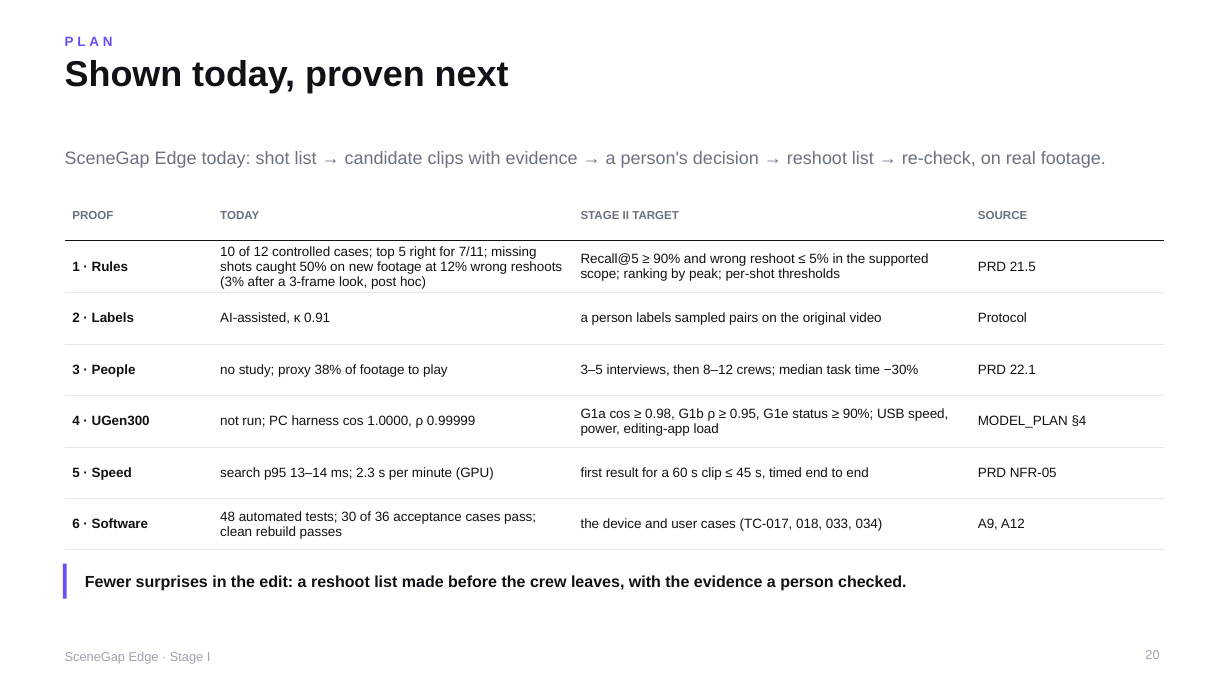
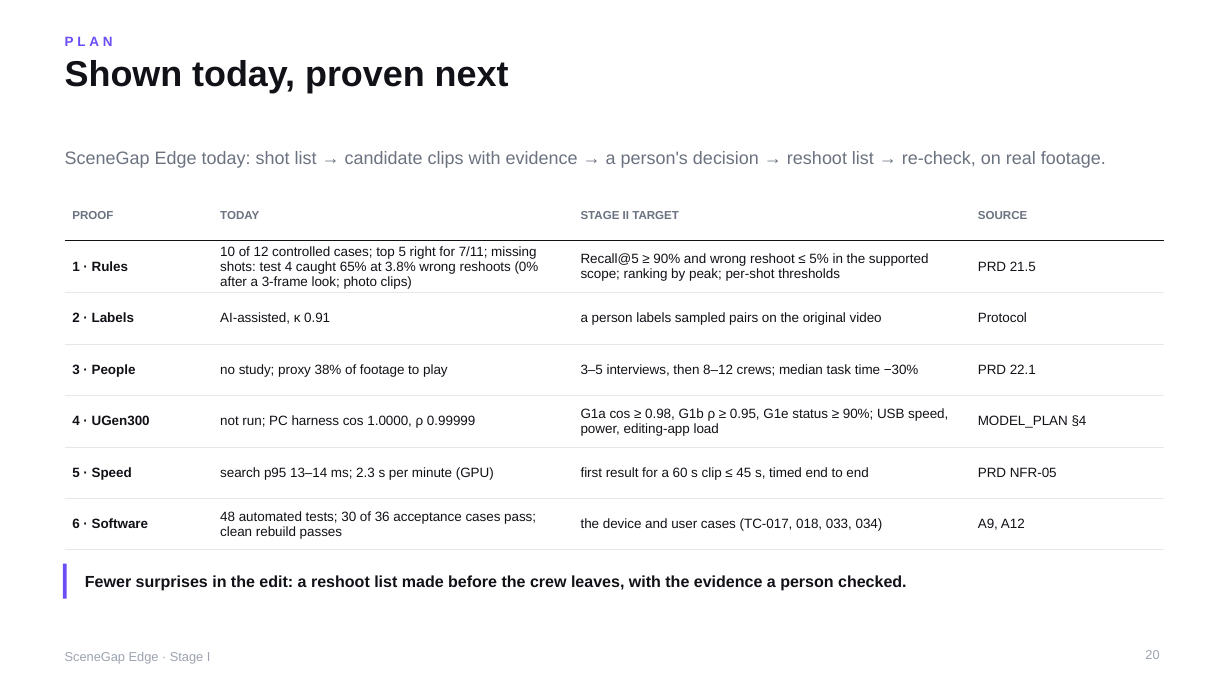
Before and after one commit to yu9bryan/scenegap-edge, a slide deck: slide 20 of docs/deck/SceneGapEdge_StageI_Proposal.pptx. Drawn at 1232x693 pixels with LibreOffice and Linux fonts; fonts in the diff are those of the drawing. Boxes give left, top, right and bottom in pixels: in the first picture for what was removed or moved away, otherwise in the second. Text is boxed around its words. In the diff, an @@ line names an element or a change of style, - is before the commit and + after.

```diff
--- a/docs/deck/SceneGapEdge_StageI_Proposal.pptx
+++ b/docs/deck/SceneGapEdge_StageI_Proposal.pptx
@@ table at (65, 189, 1165, 543) @@
-row 2, column 2: 10 of 12 controlled cases; top 5 right for 7/11; missing shots caught 50% on new footage at 12% wrong reshoots (3% after a 3-frame look, post hoc)
+row 2, column 2: 10 of 12 controlled cases; top 5 right for 7/11; missing shots: test 4 caught 65% at 3.8% wrong reshoots (0% after a 3-frame look; photo clips)
```
Also in this commit, not shown: 2 other slides changed, 6 other files.
